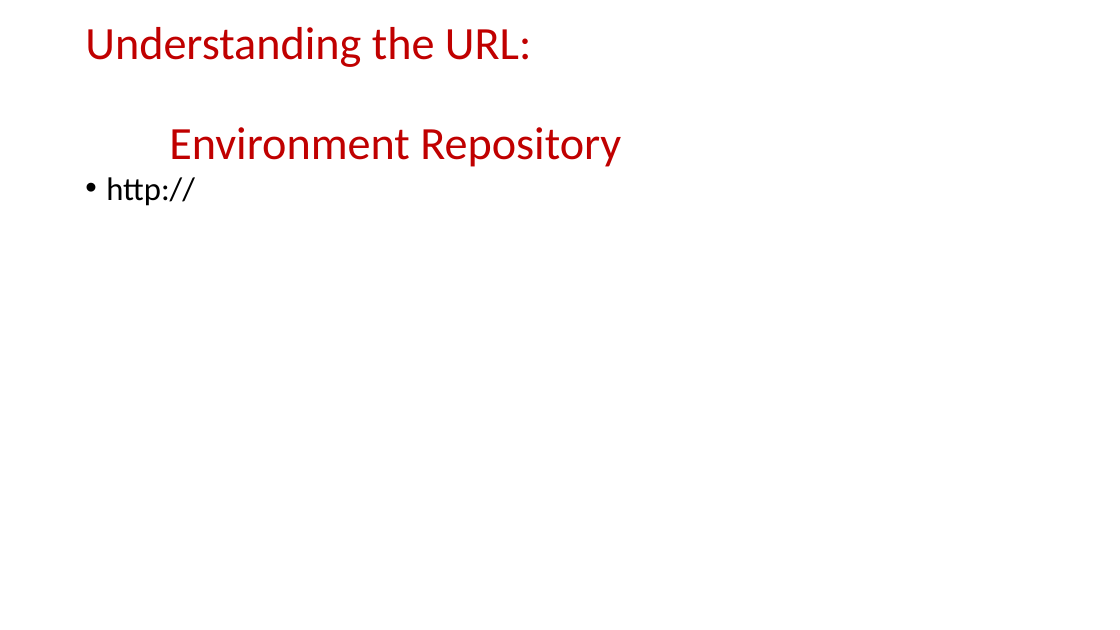
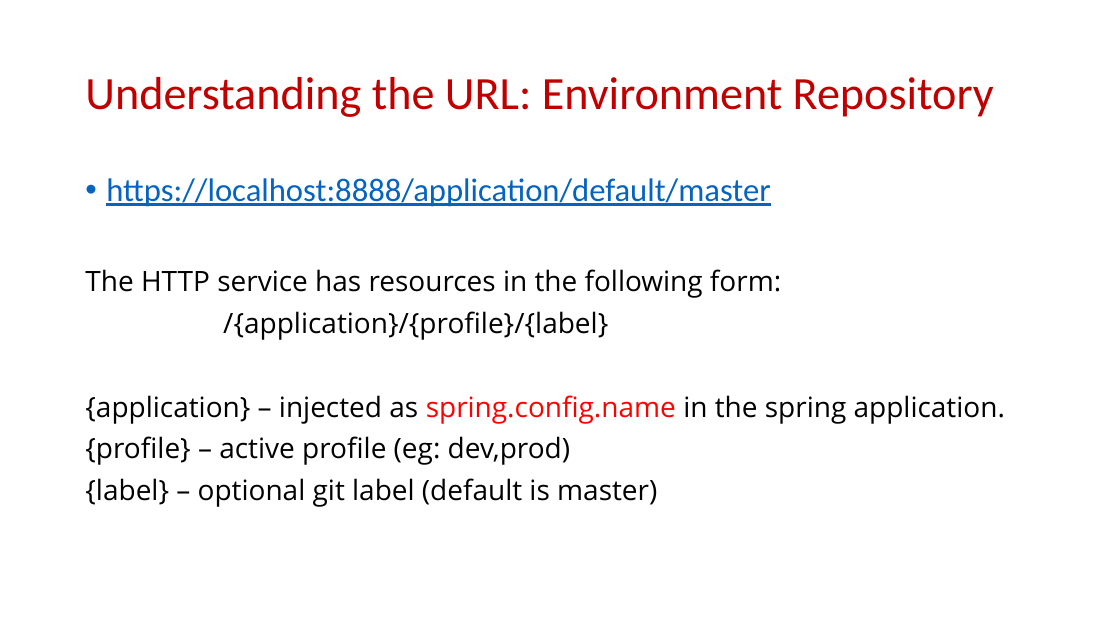
Before and after one commit to teamcryptic/spring-cloud-config-demo, a slide deck: slide 10 of Spring Cloud Config.pptx. Drawn at 1120x630 pixels with LibreOffice and Linux fonts; fonts in the diff are those of the drawing. Boxes give left, top, right and bottom in pixels: in the first picture for what was removed or moved away, otherwise in the second. Text is boxed around its words. In the diff, an @@ line names an element or a change of style, - is before the commit and + after.

Commit message:
PresentationSplingCLoudConfig

```diff
--- a/Spring Cloud Config.pptx
+++ b/Spring Cloud Config.pptx
@@ title "Understanding the URL: Environment Repository" rewrapped from (85,27,621,167) to (85,77,994,117) @@
@@ text at (85,178,1005,507): text changed; size 28 to 24 pt; font Calibri to Open Sans @@
-• http://
+• https://localhost:8888/application/default/master
+The HTTP service has resources in the following form:
+/{application}/{profile}/{label}
+{application} – injected as spring.config.name in the spring application.
+{profile} – active profile (eg: dev,prod)
+{label} – optional git label (default is master)
```
Also in this commit, not shown: 1 other slide changed, 3 slides added.
